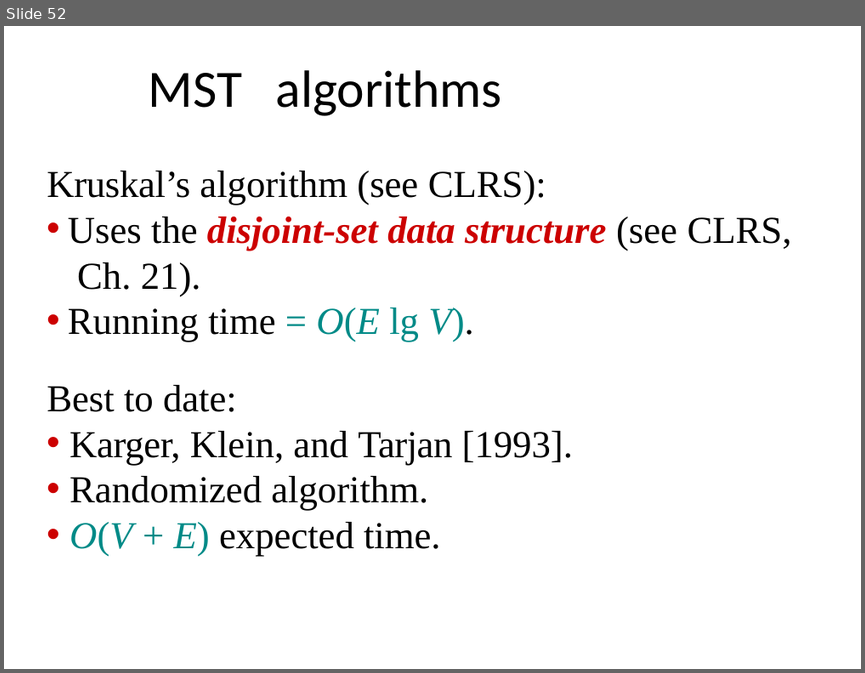
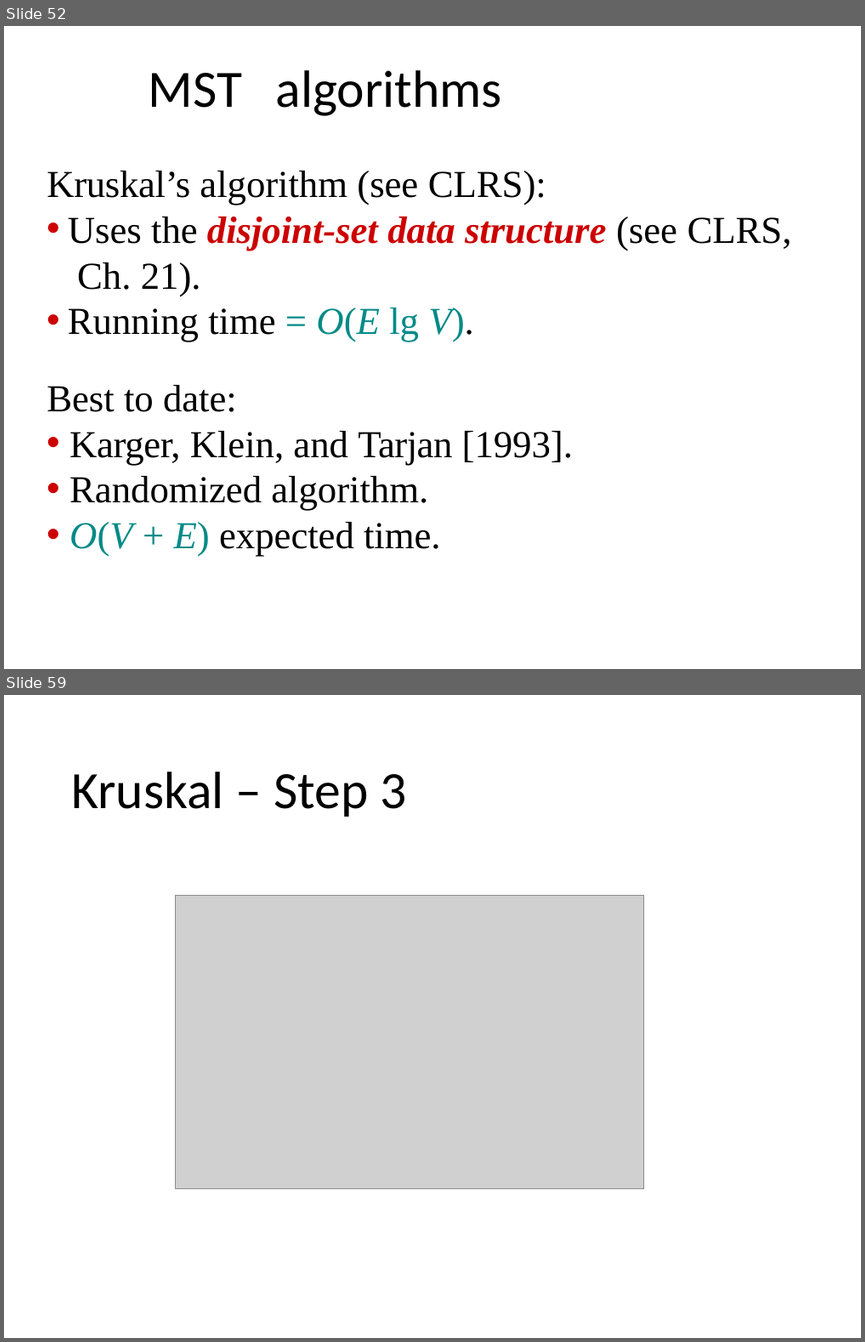
Before and after one commit to yeshwantsingh/DAA, a slide deck: Lecture Slides/Greedy 1.pptx. Shown one above the other, each under a label of ours: slide 52 before the commit, slides 52 and 59 after it; the slides between them are not shown. The pictures are 865x673 and 865x1342 pixels, drawn with LibreOffice and Linux fonts; fonts in the diff are those of the drawing; grey boxes stand for pictures. Boxes give left, top, right and bottom in pixels: in the first picture for what was removed or moved away, otherwise in the second. Text is boxed around its words. In the diff, an @@ line names an element or a change of style, - is before the commit and + after.

```diff
--- a/Lecture Slides/Greedy 1.pptx
+++ b/Lecture Slides/Greedy 1.pptx
@@ slide 59 added at <box>4,695,861,1338</box>, background #FFFFFF @@
@@ title added at <box>71,771,406,817</box>, 44 pt, text #000000 @@
+Kruskal – Step 3
@@ picture added at <box>176,895,644,1189</box> @@
```
Also in this commit, not shown: 12 other slides added, 4 other files.
